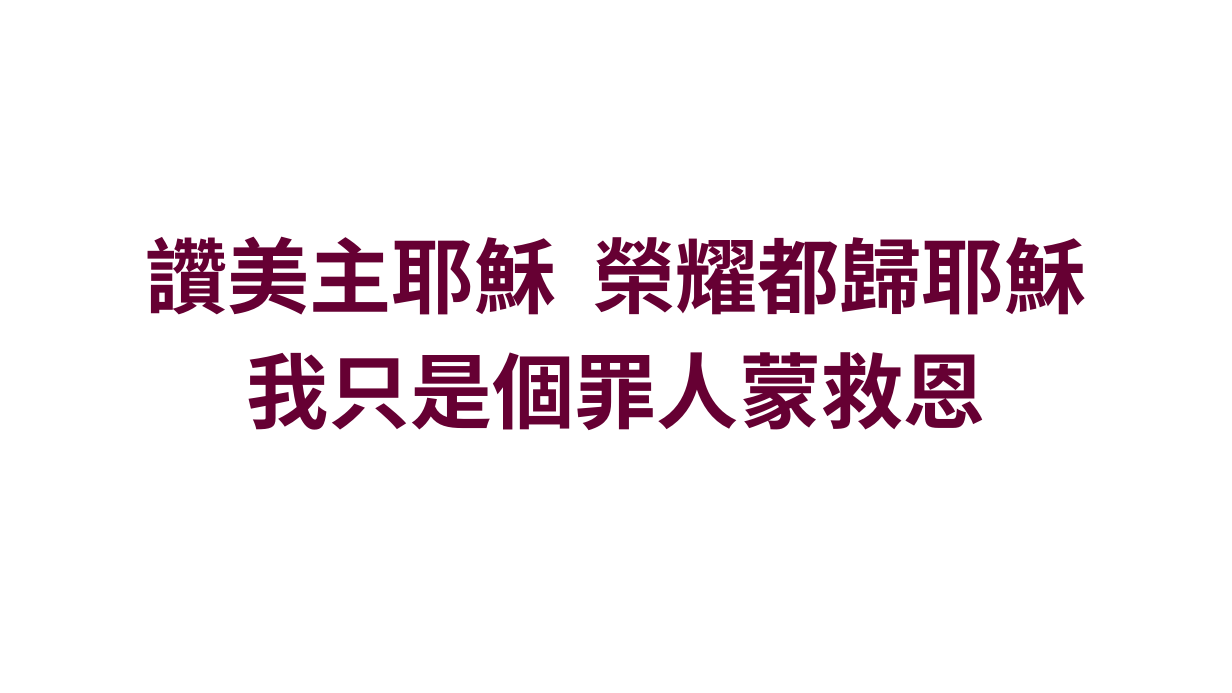
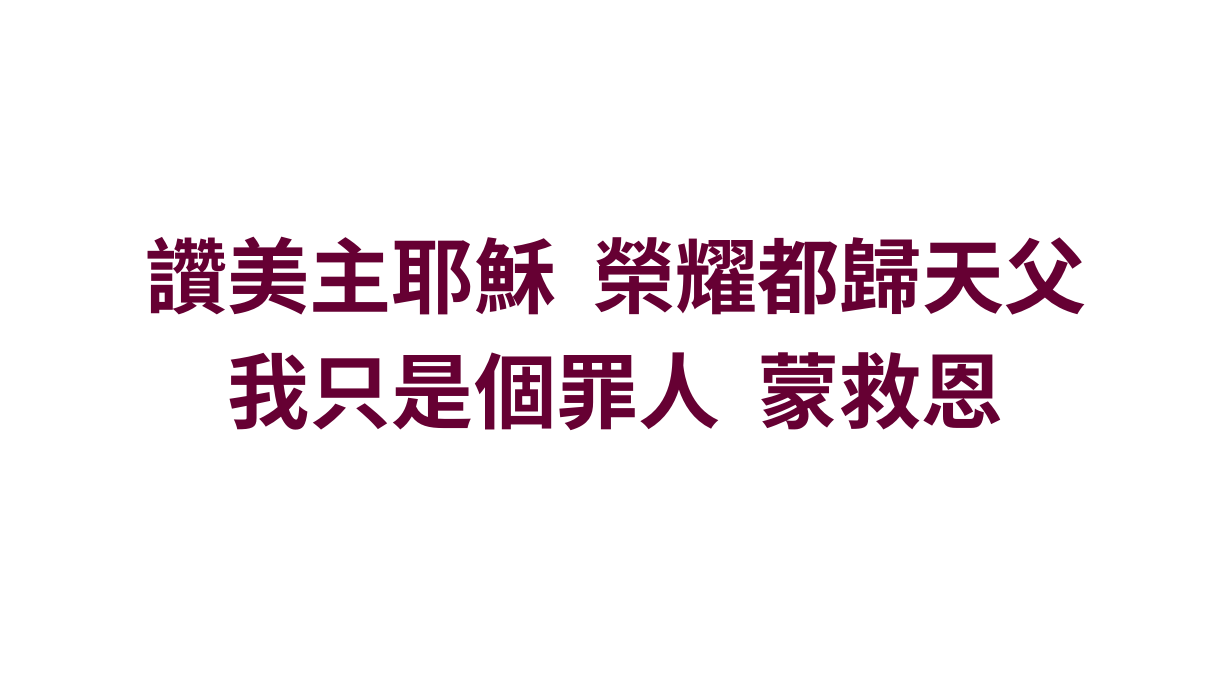
Before and after one commit to batisuoc/other-ppts, a slide deck: slide 26 of 崇拜流程_聖餐禮version.pptx. Drawn at 1232x693 pixels with LibreOffice and Linux fonts; fonts in the diff are those of the drawing; background and template pictures are left out. Boxes give left, top, right and bottom in pixels: in the first picture for what was removed or moved away, otherwise in the second. Text is boxed around its words. In the diff, an @@ line names an element or a change of style, - is before the commit and + after.

```diff
--- a/崇拜流程_聖餐禮version.pptx
+++ b/崇拜流程_聖餐禮version.pptx
@@ text at (146, 236, 1086, 430): text changed @@
-讚美主耶穌 榮耀都歸耶穌
-我只是個罪人蒙救恩
+讚美主耶穌 榮耀都歸天父
+我只是個罪人 蒙救恩
```
Also in this commit, not shown: 8 other slides changed.
